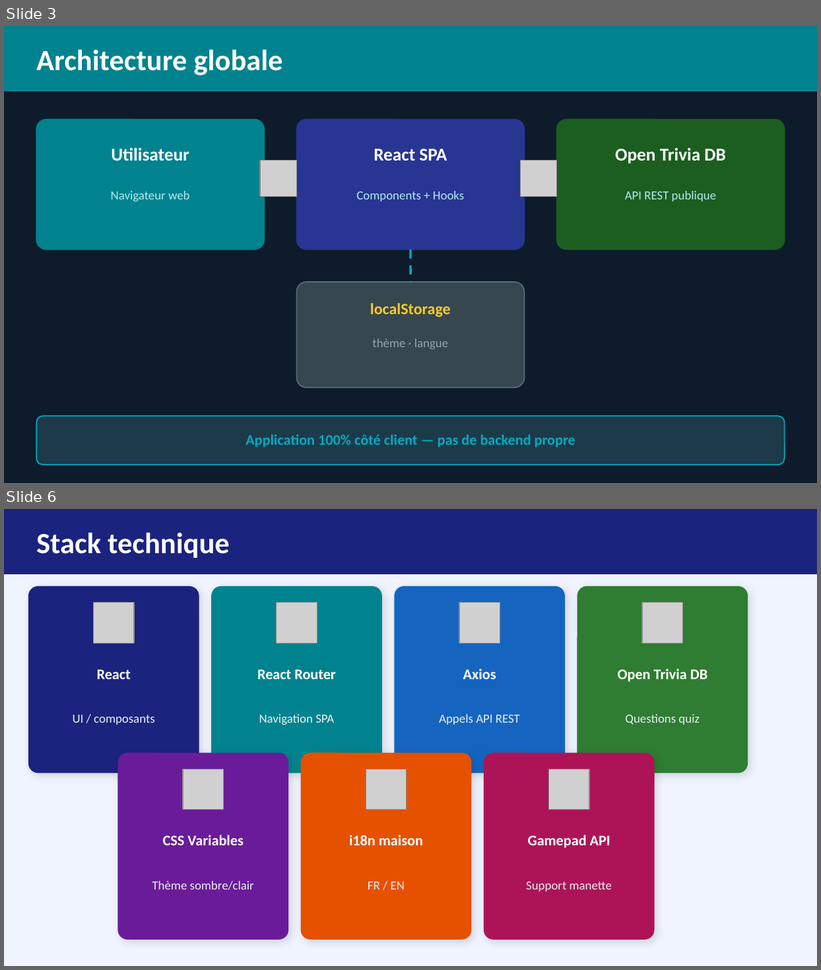
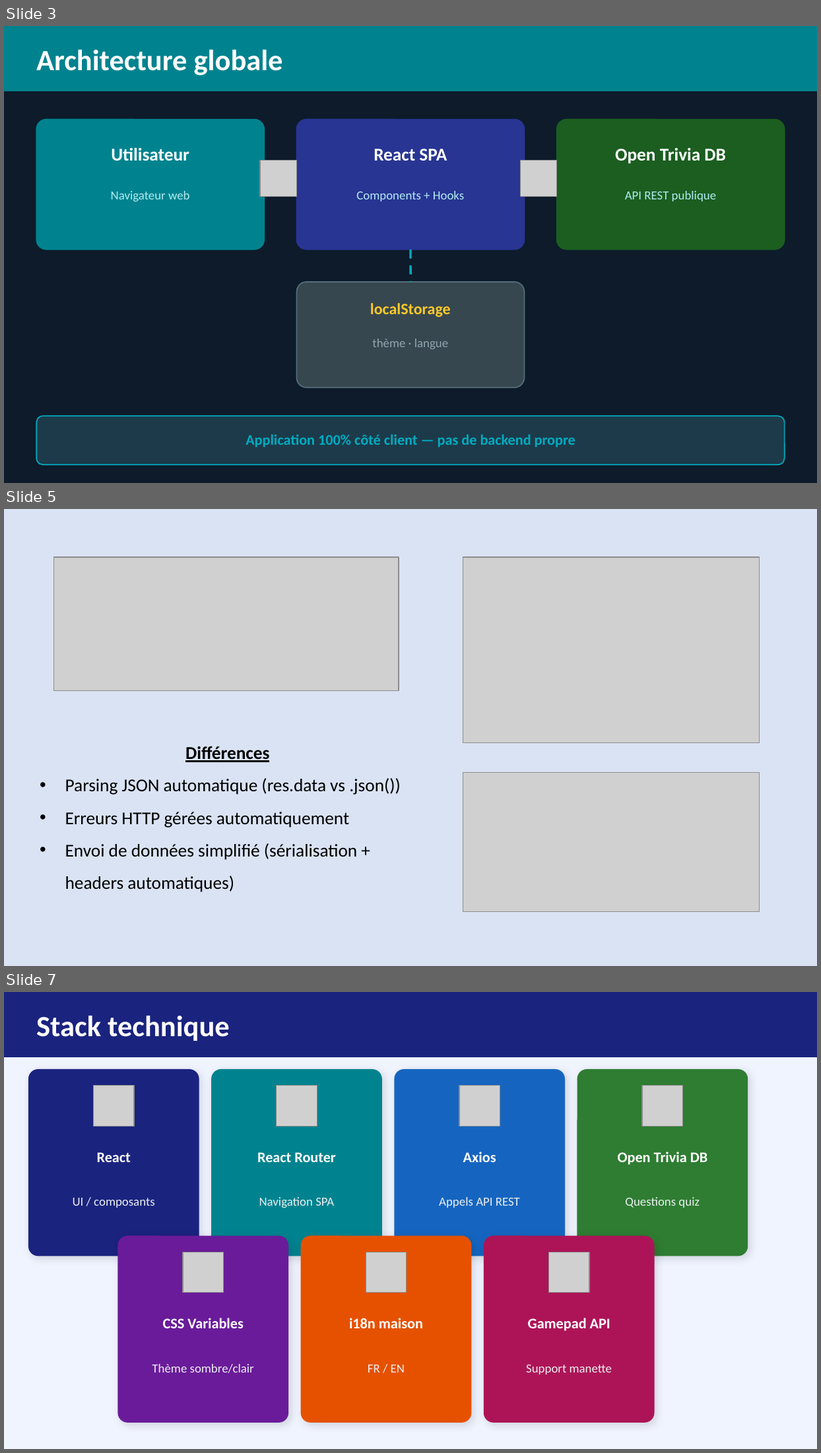
Before and after one commit to calystoxi/quizCG, a slide deck: presentation/Presentation_Quiz.pptx. Shown one above the other, each under a label of ours: slides 3 and 6 before the commit, slides 3, 5 and 7 after it; the slides between them are not shown. The pictures are 821x970 and 821x1453 pixels, drawn with LibreOffice and Linux fonts; fonts in the diff are those of the drawing; grey boxes stand for pictures. Boxes give left, top, right and bottom in pixels: in the first picture for what was removed or moved away, otherwise in the second. Text is boxed around its words. In the diff, an @@ line names an element or a change of style, - is before the commit and + after.

```diff
--- a/presentation/Presentation_Quiz.pptx
+++ b/presentation/Presentation_Quiz.pptx
@@ slide 5 added at [4,509,817,966], background #DAE3F3 @@
@@ picture added at [54,557,399,691] @@
@@ picture added at [463,557,760,743] @@
@@ text added at [65,746,401,892], 16 pt, text #000000 @@
+Différences
+• Parsing JSON automatique (res.data vs .json())
+• Erreurs HTTP gérées automatiquement
+• Envoi de données simplifié (sérialisation + headers automatiques)
@@ picture added at [463,772,760,912] @@
@@ what was slide 6 is now slide 7 @@
```
Also in this commit, not shown: 2 slides changed, 1 other file.
